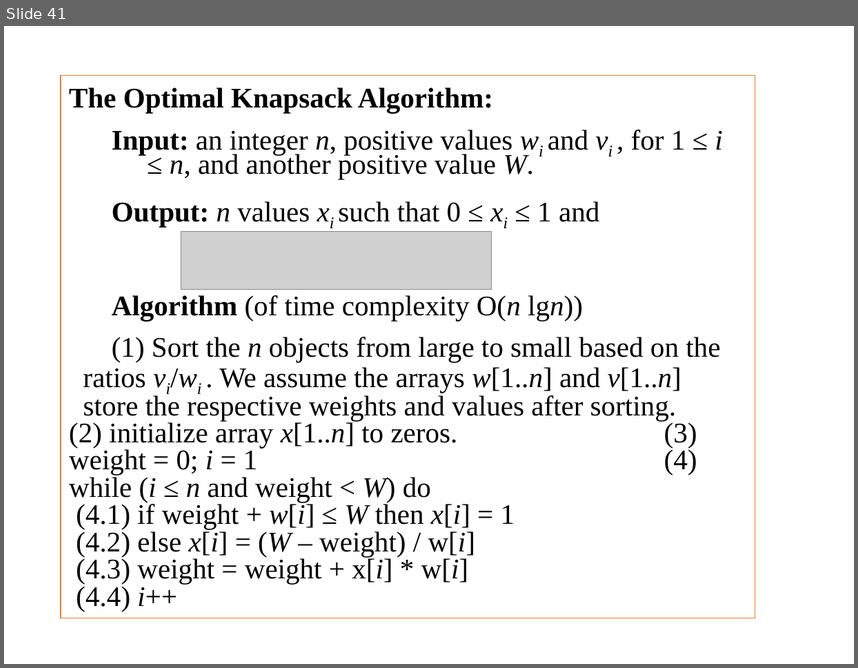
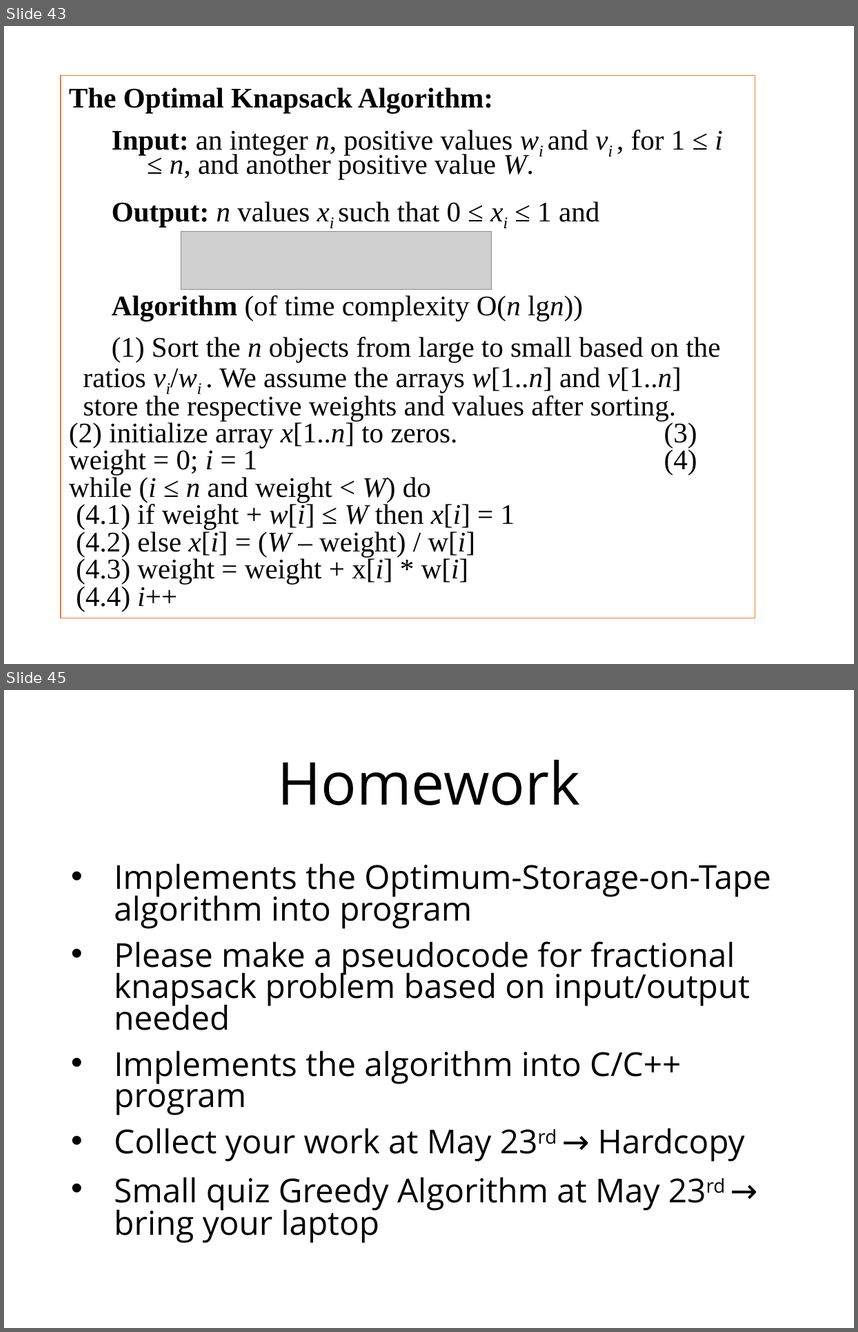
Before and after one commit to munif/paa-2, a slide deck: 161702/presentation/10 - Greedy Algorithm 2/10. Greedy Algorithm (2).pptx. Shown one above the other, each under a label of ours: slide 41 before the commit, slides 43 and 45 after it; the slides between them are not shown. The pictures are 858x668 and 858x1332 pixels, drawn with LibreOffice and Linux fonts; fonts in the diff are those of the drawing; grey boxes stand for pictures. Boxes give left, top, right and bottom in pixels: in the first picture for what was removed or moved away, otherwise in the second. Text is boxed around its words. In the diff, an @@ line names an element or a change of style, - is before the commit and + after.

Commit message:
Updating optimum storage and knapsack greedy problem

```diff
--- a/161702/presentation/10 - Greedy Algorithm 2/10. Greedy Algorithm (2).pptx
+++ b/161702/presentation/10 - Greedy Algorithm 2/10. Greedy Algorithm (2).pptx
@@ slide 45 added at (4, 690, 854, 1328), background #FFFFFF @@
@@ title added at (277, 760, 580, 805), 50 pt, text #000000 @@
+Homework
@@ text added at (114, 863, 771, 1243), 27.9 pt, text #000000 @@
+• Implements the Optimum-Storage-on-Tape algorithm into program
+• Please make a pseudocode for fractional knapsack problem based on input/output needed
+• Implements the algorithm into C/C++ program
+• Collect your work at May 23rd → Hardcopy
+• Small quiz Greedy Algorithm at May 23rd → bring your laptop
@@ what was slide 41 is now slide 43 @@
```
Also in this commit, not shown: 2 slides changed, 3 other slides added, 3 other files.
